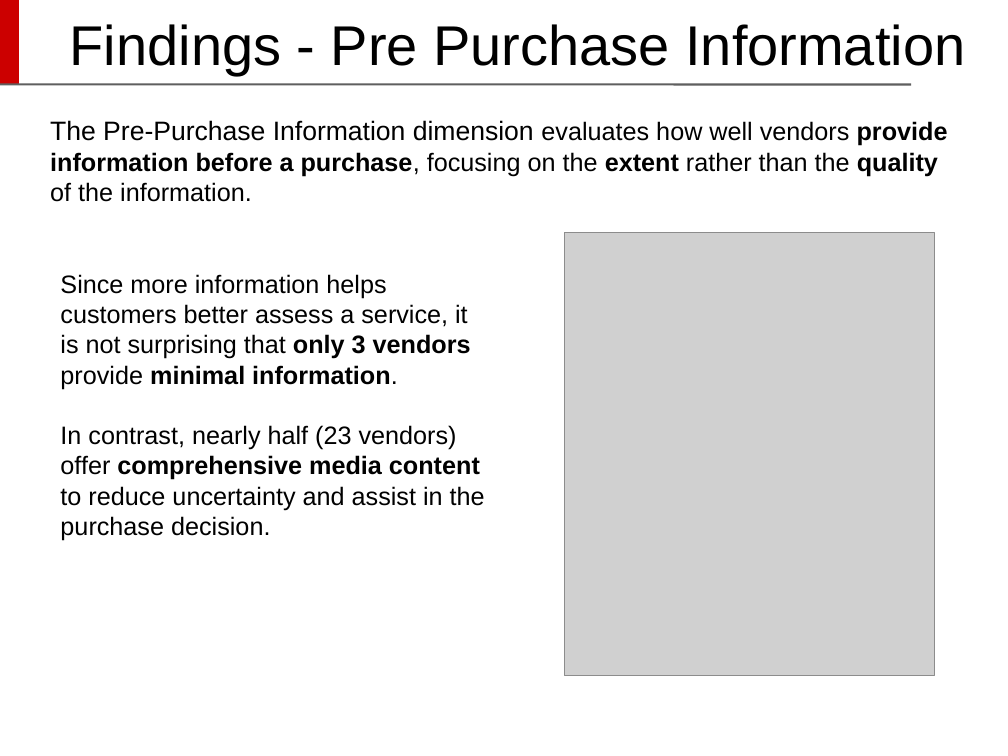
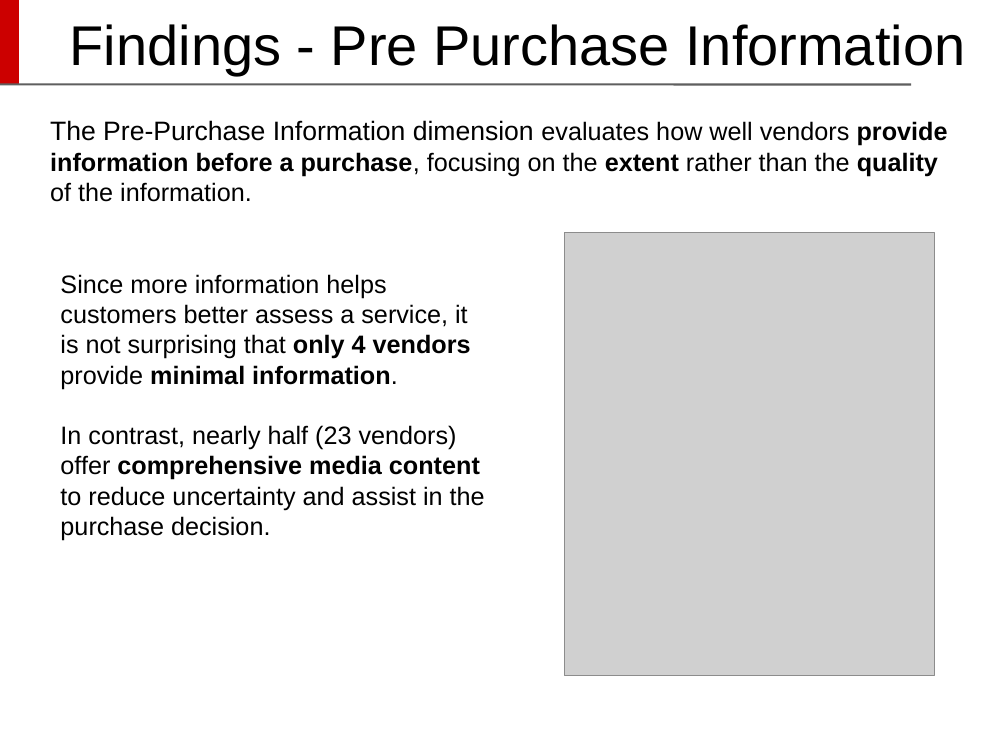
Before and after one commit to DavideDeRosa/cs_master, a slide deck: slide 36 of Complementi_basi_di_dati/Progetto/Davide De Rosa - Presentazione CBD.pptx. Drawn at 1008x756 pixels with LibreOffice and Linux fonts; fonts in the diff are those of the drawing; grey boxes stand for pictures; background and template pictures are left out. Boxes give left, top, right and bottom in pixels: in the first picture for what was removed or moved away, otherwise in the second. Text is boxed around its words. In the diff, an @@ line names an element or a change of style, - is before the commit and + after.

```diff
--- a/Complementi_basi_di_dati/Progetto/Davide De Rosa - Presentazione CBD.pptx
+++ b/Complementi_basi_di_dati/Progetto/Davide De Rosa - Presentazione CBD.pptx
@@ text at (x1=60, y1=274, x2=471, y2=389): text changed @@
-Since more information helps customers better assess a service, it is not surprising that only 3 vendors provide minimal information.
+Since more information helps customers better assess a service, it is not surprising that only 4 vendors provide minimal information.
```
Also in this commit, not shown: 1 slide removed, 1 other file.
